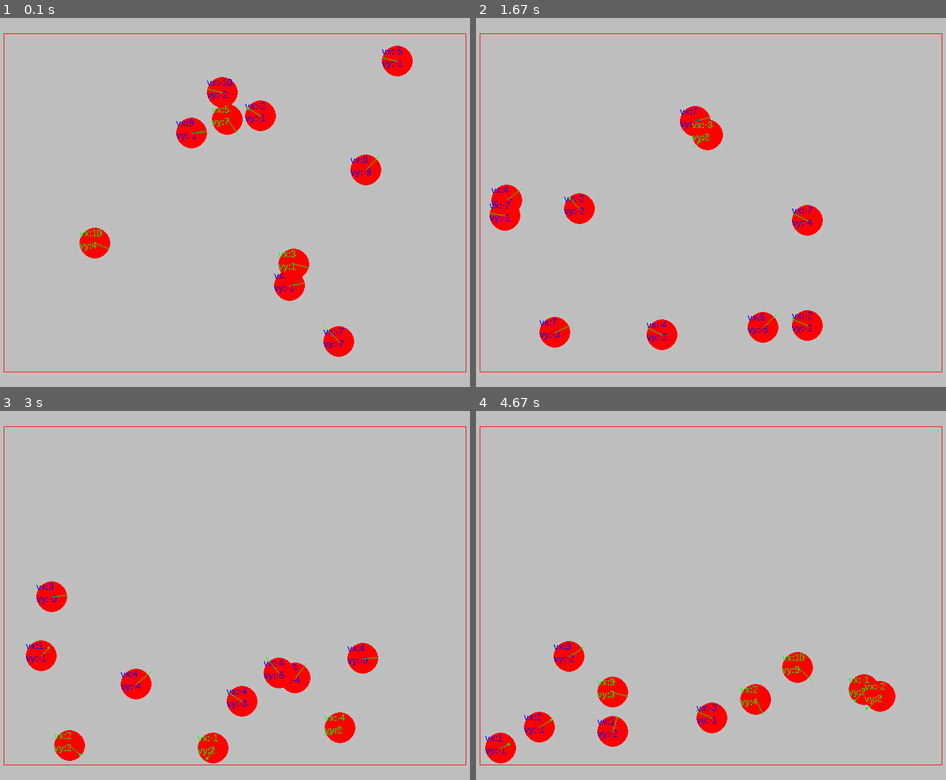
Above: before the commit, frames 1-4 (two rows, left to right).
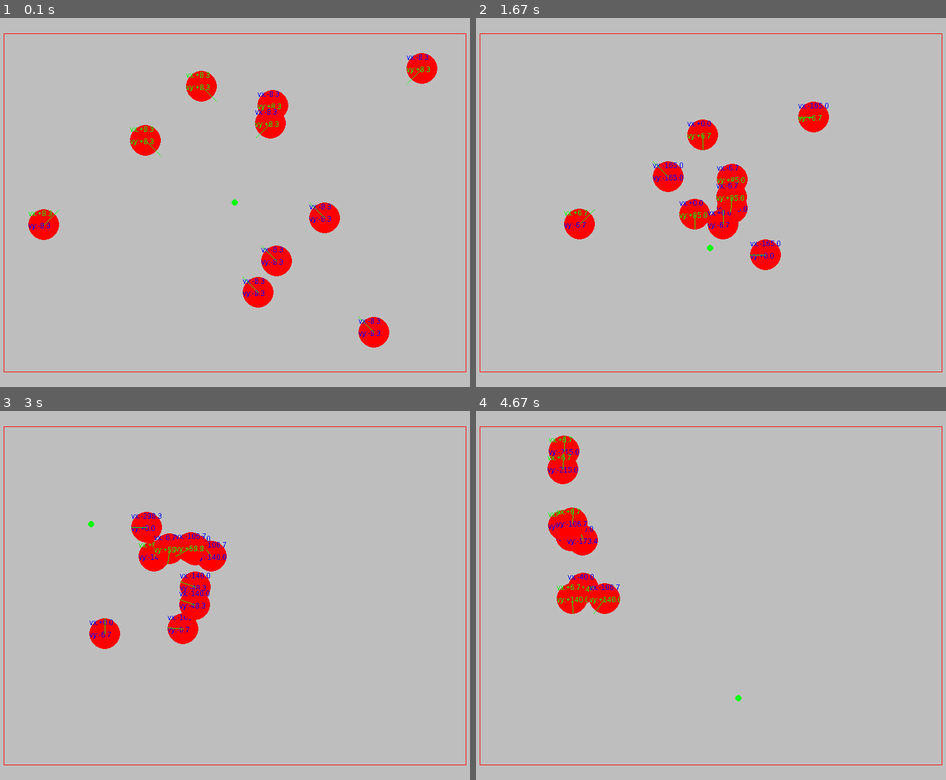
Above: after the commit, the same moments.

Repository: wizzup/pygame-misc
Game: pygame game, started from game.py
Two runs of this game, one before a commit and one after it. Both use one fixed random seed, a clock stepped at 60 frames per second and the inputs below.
Inputs (mouse positions are in pixels of both pictures, inside the frame that each line leads up to):
- Up to frame 1 (0.1 s): no input
- Up to frame 2 (1.67 s): tap Enter at 0.33 s; press the mouse at (781, 73) at 0.7 s; move the mouse to (837, 202) at 0.8 s; release the mouse at (889, 331) at 0.93 s; press the mouse at (781, 73) at 1.03 s; move the mouse to (687, 102) at 1.13 s; release the mouse at (593, 128) at 1.27 s; press the mouse at (781, 73) at 1.37 s; move the mouse to (748, 161) at 1.47 s; release the mouse at (711, 246) at 1.6 s
- Up to frame 3 (3 s): press the mouse at (305, 466) at 1.7 s; move the mouse to (235, 492) at 1.8 s; release the mouse at (164, 518) at 1.93 s; press the mouse at (305, 466) at 2.03 s; move the mouse to (357, 580) at 2.13 s; release the mouse at (404, 691) at 2.27 s; press the mouse at (305, 466) at 2.37 s; move the mouse to (188, 551) at 2.47 s; release the mouse at (75, 632) at 2.6 s; press the mouse at (305, 466) at 2.7 s; move the mouse to (197, 495) at 2.8 s; release the mouse at (89, 525) at 2.93 s
- Up to frame 4 (4.67 s): press the mouse at (781, 466) at 3.03 s; move the mouse to (687, 562) at 3.13 s; release the mouse at (593, 661) at 3.27 s; press the mouse at (781, 466) at 3.37 s; move the mouse to (833, 573) at 3.47 s; release the mouse at (884, 680) at 3.6 s; press the mouse at (781, 466) at 3.7 s; move the mouse to (673, 599) at 3.8 s; release the mouse at (560, 732) at 3.93 s; press the mouse at (781, 466) at 4.03 s; move the mouse to (668, 543) at 4.13 s; release the mouse at (555, 617) at 4.27 s; press the mouse at (781, 466) at 4.37 s; move the mouse to (762, 580) at 4.47 s; release the mouse at (739, 698) at 4.6 s

The runs differ from the first frame. In frame 1, 7.4% of the frame differs, in the area x 6-94%, y 7-92%; in frame 2, 6.8%; in frame 3, 7.5%, in the area x 5-81%, y 27-96%; in frame 4, 6.9%.

Commit message:
ball wit target point

Diff:
--- a/game.py
+++ b/game.py
@@ -45,18 +45,24 @@
 ENTITY_SIZE = (ENTITY_WIDTH,ENTITY_HEIGHT)
 ENTITY_CENTER = center(ENTITY_SIZE)
 
+Direction = Enum('Direction', 'N S E W NE NW SE SW')
 EntityState = Enum('EntityState', 'STOP MOVE')
 
+# random helpers
+def rand_enum(e):
+    return choice(list(e))
+
 def rand_state():
-    return choice(list(State))
+    return rand_enum(EntityState)
 
 def rand_dir():
-    return choice(list(Direction))
-
+    return rand_enum(Direction)
+
+
+# velocity vector visual
 VECTOR_COLOR = 'green'
 VECTOR_SCALE = 10
 
-# TODO: draw vectors arrow
 def draw_vector(screen, point, value):
     x,y = point
     dx,dy = value
@@ -69,72 +75,142 @@
 class Ball(s.Sprite):
     def __init__(self):
         s.Sprite.__init__(self)
-        # NOTE: physics accurateed value my not work as expected
+        # NOTE: physics accurate value my not work as expected
         #       need to investigate more
         self.x, self.y = rand_pos()
-        self.vx, self.vy = (randint(-10,10),randint(-10,10))
-        self.ax, self.ay = (0,0.1)
+        self.vx, self.vy = (0,0)
+        self.ax, self.ay = (0,0)
+        self.target = self.x, self.y
 
         self.image = g.Surface(ENTITY_SIZE, g.SRCALPHA)
         self.rect = self.image.get_rect()
-        self.rect.centerx = self.x
-        self.rect.centery = self.y
-
-    def update(self, delta_t):
-        def is_vzero(v):
-            VZ_TSH = 0.1
-            return abs(v) < VZ_TSH
+        self.rect.center = int(self.x), int(self.y)
+
+        self.tick = 0
+        self.state = EntityState.STOP
+
+    def update(self, delta_t, target):
+        self.target = target
+        self.tick += 1
+
+        def signum(x):
+            if int(x) < 0:
+                return -1
+            elif int(x) > 0:
+                return 1
+            else:
+                return x
+
         def is_stop():
-            return is_vzero(self.vx) and is_vzero(self.vy)
-
-        self.state = EntityState.STOP if is_stop() else EntityState.MOVE
-
-        # NOTE: the microsec (/1000) timestep cause numerical instability
-        #       less problem when velocity magnitude is low
-        #       current acceleration is hand-tune
-        self.vy += self.ay * delta_t / 10
-        self.y += self.vy * delta_t / 10
-        self.vx += self.ax * delta_t / 10
-        self.x += self.vx * delta_t / 10
-        # print('ball update', delta_t, self.y, self.vy)
-
-        # floor resistance (when ball is sliding on the floor)
-        if is_vzero(self.vy):
-            self.vx = self.vx * 0.8
-
-        # check for screen bound and bouncing
-        # vertical wall is slipper (less momentum lossed)
-        # while horizontal wall have more resistance
-        if self.y >= SCREEN_HEIGH - ENTITY_WIDTH:
-            self.y = SCREEN_HEIGH - ENTITY_WIDTH
-            self.vy = - self.vy * 0.8
-        elif self.y <= ENTITY_WIDTH:
-            self.y = ENTITY_WIDTH
-            self.vy = - self.vy * 0.8
-
-        if self.x <= ENTITY_WIDTH:
-            self.x = ENTITY_WIDTH
-            self.vx = - self.vx * 0.95
-        elif self.x >= SCREEN_WIDTH - ENTITY_WIDTH:
-            self.x = SCREEN_WIDTH - ENTITY_WIDTH
-            self.vx = - self.vx * 0.95
-
-
-        font = g.font.SysFont('sans', 15)
-        vy_text = font.render(f'vy:{self.vy:.0f}', False,
-          'green' if self.vy > 0 else 'blue')
-        vx_text = font.render(f'vx:{self.vx:.0f}', False,
-          'green' if self.vy > 0 else 'blue')
+            if (self.vx, self.vy) == (0,0):
+                self.ax, self.ay = (0,0)
+                self.state = EntityState.STOP
+                return True
+            else:
+                self.state = EntityState.MOVE
+
+        def compute_state():
+            # TODO: for re-enforcement learning AI
+            # input: entity state (x,y,health,...)
+            # output: new target to move to
+            pass
+
+        def move_to_target():
+            def do(v,a,d):
+                # stop when touching
+                r = half(ENTITY_WIDTH)
+                if abs(d) <= r:
+                    a = 0
+                    v = 0
+                # keep moving in the same direction
+                # or pull if not currently moving
+                elif d >= r:
+                    a = 100 if v == 0 else -100 if v < 0 else a
+                # FIXME: don't sure if this is right
+                #        movement is strange when turning back to target
+                #        but can't find what is wrong
+                elif d <= r:
+                    a = -100 if v ==0 else -100 if v > 0 else a
+
+                return (v,a)
+
+            target_x, target_y = self.target
+            dx = target_x - self.x
+            dy = target_y - self.y
+
+            self.vx, self.ax = do(self.vx,self.ax,dx)
+            self.vy, self.ay = do(self.vy,self.ay,dy)
+
+        def do_physics():
+            # move according to physics
+            # NOTE: the microsec (/1000) timestep
+            #       sometime cause numerical instability
+            #       less problem when velocity magnitude is low
+            #       current acceleration is hand-tune
+            def do(p,v,a):
+                v += a * delta_t / 1000
+                p += v * delta_t / 1000
+                return (p,v)
+
+            self.x, self.vx = do(self.x,self.vx,self.ax)
+            self.y, self.vy = do(self.y,self.vy,self.ay)
+
+        def apply_constrain():
+            # limit maximum absolute value
+            def lim_max(v,mx):
+                v = min(abs(v), mx) * signum(v)
+                return v
+
+            # maximum velocity allow
+            # no need to limit acceleration since
+            # this will always become terminal speed
+            MAX_VEL = 500
+            self.vx = lim_max(self.vx,MAX_VEL)
+            self.vy = lim_max(self.vy,MAX_VEL)
+
+            # don't move beyond margin box
+            # also don't try to move out the margin
+            if self.x <= MARGIN_L:
+                self.x = max(self.x, MARGIN_L)
+                self.vx = 0 if self.vx < 0 else self.vx
+                self.ax = 0 if self.ax < 0 else self.ax
+            elif self.x >= MARGIN_R:
+                self.x = min(self.x, MARGIN_R)
+                self.vx = 0 if self.vx > 0 else self.vx
+                self.ax = 0 if self.ax > 0 else self.ax
+
+            if self.y <= MARGIN_T:
+                self.y = max(self.y, MARGIN_T)
+                self.vy = 0 if self.vy < 0 else self.vy
+                self.ay = 0 if self.ay < 0 else self.ay
+            elif self.y >= MARGIN_B:
+                self.y = min(self.y, MARGIN_B)
+                self.vy = 0 if self.vy > 0 else self.vy
+                self.ay = 0 if self.ay > 0 else self.ay
+
+        is_stop()
+        compute_state()
+        move_to_target()
+        apply_constrain()
+        do_physics()
 
         half_w = half(ENTITY_WIDTH)
         self.image.fill((255,255,255,1))
         g.draw.circle(self.image, 'red' if self.state == EntityState.MOVE else 'pink',
                 ENTITY_CENTER, half_w)
+
+        font = g.font.SysFont('sans', 12)
+        vy_text = font.render(f'vy:{self.vy:+.1f}', False,
+          'green' if self.vy > 0 else 'blue')
+        vx_text = font.render(f'vx:{self.vx:+.1f}', False,
+          'green' if self.vx > 0 else 'blue')
         self.image.blit(vx_text, (0,0))
         self.image.blit(vy_text, (0,20))
+
         draw_vector(self.image, ENTITY_CENTER, (self.vx,self.vy))
-        self.rect.centery = self.y
-        self.rect.centerx = self.x
+        self.rect.center = int(self.x), int(self.y)
+        # print(f'update x{self.x:.1f} y{self.y:.1f} vx{self.vx:.1f} vy{self.vy:.1f}')
+
 
 GameState = Enum('GameState', 'QUIT RUN')
 
@@ -146,41 +222,64 @@
         self.tick_count = 0  # number of timer tick,
                              # use t.get_ticks() for elapse time since init
         self.state = GameState.RUN
+        self.target = (SCREEN_CENTER)
 
     def main_loop(self):
+
+        def handle_evens():
+            if g.event.get(g.QUIT):
+                self.state = GameState.QUIT
+
+            for e in g.event.get(g.KEYDOWN):
+                if e.key == g.K_ESCAPE:
+                    self.state = GameState.QUIT
+                else:
+                    g.event.post(e)
+
+            # # no matter how many timer events in queue
+            # # assume timer is not faster than drawing loop
+            # if g.event.get(TIMER):
+            #     for i in sprites.sprites():
+            #         if i.state == EntityState.STOP:
+            #             # print(i.vx, i.vy)
+            #                 i.kill()
+            #                 sprites.add(Ball())
+            #         self.tick_count += 1
+
+            for e in  g.event.get(g.MOUSEBUTTONUP):
+                self.target = e.pos
+
+        def draw_target():
+            g.draw.circle(self.screen, 'green', self.target, 5)
+            pass
+
         clock = t.Clock()
 
         sprites = s.Group()
         for _ in range(10):
             sprites.add(Ball())
+        # sprites.add(Ball())
 
         ## timer event every half second
-        tme = g.USEREVENT + 1
-        t.set_timer(tme, 500)
+        TIMER = g.USEREVENT + 1
+        t.set_timer(TIMER, 500)
+
 
         # drawing loop
         while self.state == GameState.RUN:
-            for event in g.event.get():
-                if event.type == g.QUIT:
-                    self.state = GameState.QUIT
-                    # return
-                if event.type == g.KEYDOWN\
-                and event.key == g.K_ESCAPE:
-                    self.state = GameState.QUIT
-                    # return
-                if event.type == tme:
-                    # print('tick', self.tick_count, t.get_ticks() // 1000)
-                    for i in sprites.sprites():
-                        if i.state == EntityState.STOP:
-                            # print(i.vx, i.vy)
-                            i.kill()
-                            sprites.add(Ball())
-                    self.tick_count += 1
+            handle_evens()
+
+            # # catch unhandled events
+            # for event in g.event.get():
+            #     print(event)
 
             self.screen.fill('grey')
+
             draw_magin(self.screen)
 
-            sprites.update(clock.get_time())
+            draw_target()
+
+            sprites.update(clock.get_time(), self.target)
 
             sprites.draw(self.screen)
 
